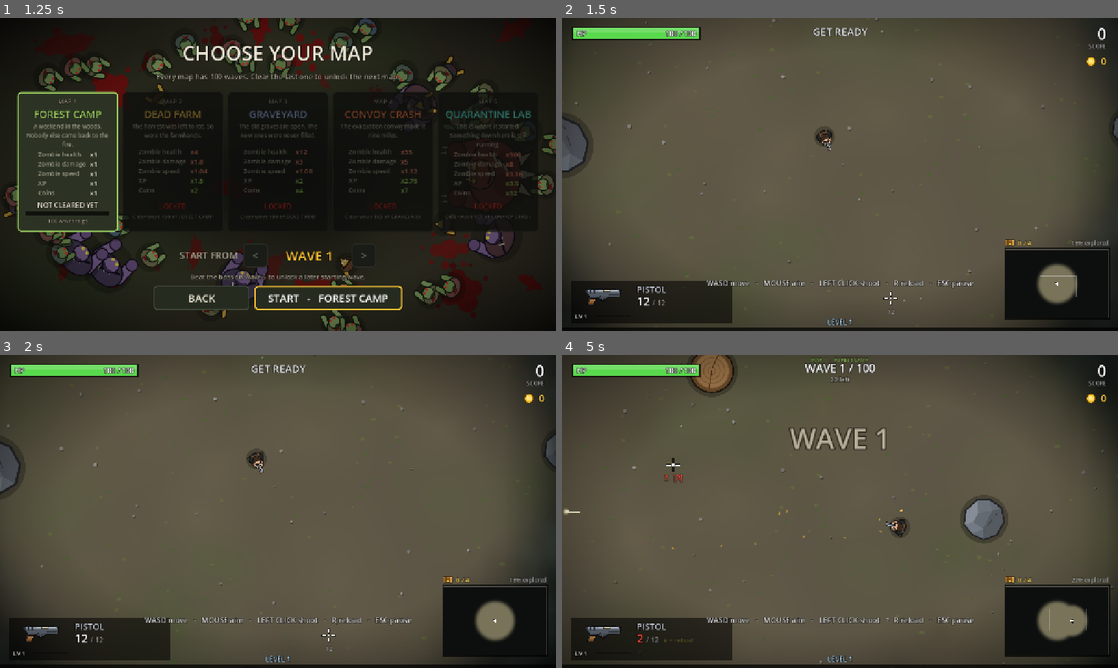
Above: before the commit, frames 1-4 (two rows, left to right).
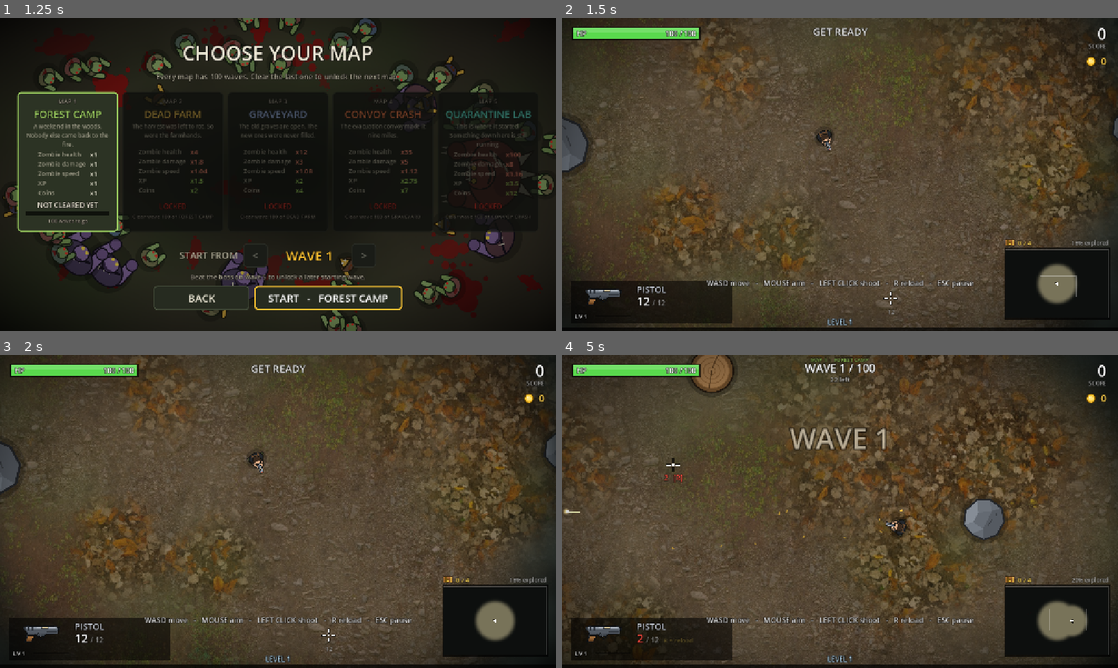
Above: after the commit, the same moments.

Repository: BitcoinPapi/rot-riot
Game: Godot game, scene res://scenes/main.tscn
Same seed, same stepped clock (60 frames per second), same inputs: the game is played once before the commit and once after it.
Inputs (mouse positions are in pixels of both pictures, inside the frame that each line leads up to):
- Up to frame 1 (1.25 s): click "PLAY" at 0.5 s
- Up to frame 2 (1.5 s): click "START - FOREST CAMP" at 1.25 s
- Up to frame 3 (2 s): no input
- Up to frame 4 (5 s): tap Enter (ui_accept) at 2, 2.27 s; move the mouse to (962, 495) at 2.02 s; press the mouse at (962, 495) at 2.03 s; hold D (move_right) 2.03-2.75 s; release the mouse at (962, 495) at 2.75 s; drag from (728, 527) to (812, 574) at 2.77 s; move the mouse to (895, 442) at 3.52 s; press the mouse at (895, 442) at 3.53 s; hold D (move_right) 3.53-4.25 s; release the mouse at (895, 442) at 4.25 s; drag from (812, 574) to (673, 464) at 4.27 s

Frame 1 is identical in both runs. In frame 2, 24% of the frame differs, in the area x 1-100%, y 0-99%; in frame 3, 24%; in frame 4, 27%, in the area x 0-99%, y 0-99%.

Commit message:
Ground made of forest-floor photos; private folder for sounds that may not be shared
Ground: the map's floor is now a photo of stony forest dirt with soft,
uneven patches of leaf litter and moss (three Poly Haven pictures, CC0,
sent by the owner), darkened so blood and zombies stay easy to see. The
pictures are lined up with the map, so the pieces of ground join. A map
may name its own pictures; without them the old painted dirt returns.

Sounds: recordings whose licence allows using them in a game but not
passing the files on (Sonniss, bought packs) are read from the player's
save folder (user://sfx/), never from this public project. They follow
the same naming rules and win over the project's own files.

The game version stays 0.11.0 (only pictures and sounds changed).

Co-Authored-By: Claude Fable 5.2 <noreply@anthropic.com>
Claude-Session: https://claude.ai/code/session_01MxsTBQzSFAhqViKNxZ6Ccv

Diff:
--- a/scripts/autoload/sfx.gd
+++ b/scripts/autoload/sfx.gd
@@ -18,6 +18,11 @@
 ##  are as loud as they can be without distorting (peak -1 dB); a recording
 ##  should be too, then the volumes below still fit.
 ##  Which recordings are in use and where they come from: assets/CREDITS.txt
+##  RECORDINGS THAT MAY NOT BE SHARED (bought sound packs, or free ones whose
+##  licence forbids passing the files on): they must not go into the game's
+##  public project. Put them in the game's own save folder instead, in a
+##  folder called "sfx" (user://sfx/, PRIVATE_FOLDER below) - same names, same
+##  rules. Files there win over everything else and survive every update.
 ## ============================================================================
 
 const SAMPLE_RATE := 32000
@@ -93,6 +98,7 @@
 ## the volume in RECIPES. (Measured, not heard: average loudness against the
 ## generated sound's.)
 const RECORDING_GAIN := {
+	"shotgun": 3.0,          # a real shot is one sharp crack and a tail; the generated one was a full second of roar
 	"sledge_hit": 5.0,       # the big hit must stay the big hit
 	"crate_break": 2.0,
 	"ricochet": -5.0,
@@ -101,10 +107,14 @@
 	"ui_deny": 3.0,
 }
 
+const PRIVATE_FOLDER := "user://sfx/"    # recordings only this player has (see the top of this file)
+const SHARED_FOLDER := "res://assets/sfx/"
+
 var ready_to_play := false
 
 var _streams := {}        # name -> AudioStream
 var _variants := {}       # name -> Array of AudioStream: several recordings of one sound (one is picked each time)
+var _recorded := {}       # name -> true for every sound that is played from a recording
 var _last_played := {}    # name -> time in ms
 var _players: Array[AudioStreamPlayer] = []
 var _next_player := 0
@@ -123,18 +133,22 @@
 	# Real recordings in assets/sfx override the synth.
 	for sound: String in RECIPES.keys():
 		var found: Array[AudioStream] = []
-		var single := _recording("res://assets/sfx/%s" % sound)
-		if single != null:
-			found.append(single)
-		var number := 1
-		while true:
-			var next := _recording("res://assets/sfx/%s_%d" % [sound, number])
-			if next == null:
-				break
-			found.append(next)
-			number += 1
+		for folder: String in [PRIVATE_FOLDER, SHARED_FOLDER]:
+			var single := _recording(folder + sound)
+			if single != null:
+				found.append(single)
+			var number := 1
+			while true:
+				var next := _recording("%s%s_%d" % [folder, sound, number])
+				if next == null:
+					break
+				found.append(next)
+				number += 1
+			if not found.is_empty():
+				break                     # (the private folder wins)
 		if not found.is_empty():
 			_streams[sound] = found[0]
+			_recorded[sound] = true
 			if found.size() > 1:
 				_variants[sound] = found
 	_task_id = WorkerThreadPool.add_task(_generate_all, false, "Synthesising sound effects")
@@ -143,14 +157,28 @@
 ## The recording at `path` (without its ending), or null if there is none.
 func _recording(path: String) -> AudioStream:
 	for ext: String in ["wav", "ogg", "mp3"]:
-		if ResourceLoader.exists("%s.%s" % [path, ext]):
-			return load("%s.%s" % [path, ext])
+		var file := "%s.%s" % [path, ext]
+		if path.begins_with("user://"):
+			# (A plain file on the player's disk, read as it is.)
+			if not FileAccess.file_exists(file):
+				continue
+			match ext:
+				"ogg":
+					return AudioStreamOggVorbis.load_from_file(file)
+				"wav":
+					return AudioStreamWAV.load_from_file(file)
+				_:
+					var mp3 := AudioStreamMP3.new()
+					mp3.data = FileAccess.get_file_as_bytes(file)
+					return mp3
+		elif ResourceLoader.exists(file):
+			return load(file)
 	return null
 
 
-## True if `sound` is played from a recording in assets/sfx (not generated).
+## True if `sound` is played from a recording (not generated).
 func is_recording(sound: String) -> bool:
-	return _streams.has(sound) and not (_streams[sound] is AudioStreamWAV)
+	return _recorded.has(sound)
 
 
 ## How many recordings `sound` has to pick from (0 = it is generated).
@@ -210,7 +238,7 @@
 		stream = (_variants[sound] as Array).pick_random()
 	player.stream = stream
 	player.volume_db = volume_db + float(recipe[1])
-	if not (stream is AudioStreamWAV):
+	if _recorded.has(sound):
 		player.volume_db += float(RECORDING_GAIN.get(sound, 0.0))
 	player.pitch_scale = clampf(pitch, 0.3, 3.0)
 	player.play()
--- a/scripts/config.gd
+++ b/scripts/config.gd
@@ -30,6 +30,18 @@
 const OBSTACLE_RADIUS_MAX := 58.0
 const OBSTACLE_SPACING := 240.0               # free ground between two of them, so hordes can flow around
 const OBSTACLE_START_CLEAR := 300.0           # none this close to where the player starts
+# The ground is a photo of forest floor, repeated, with soft patches of leaf
+# litter and moss over it (pictures in assets/ground/, see assets/CREDITS.txt).
+# A map may name its own with "floor" and "litter". Without the pictures the
+# ground is plain painted dirt, as it was before.
+const GROUND_FLOOR := "dirt"                  # the picture under everything
+const GROUND_LITTER := ["leaves", "leaves", "moss"]   # pictures for the soft patches (one is picked per patch)
+const GROUND_TEXTURE_TILE := 512.0            # one repeat of a ground picture covers this many px of the map
+const GROUND_FLOOR_TINT := Color(0.8, 0.78, 0.78)        # multiplied over the floor picture: darker = moodier, and blood shows better
+const GROUND_LITTER_TINT := Color(0.74, 0.7, 0.66, 0.85) # the same for the patches; the last number is how solid they are
+const GROUND_LITTER_PER_MILLION := 9.0        # patches per 1000 x 1000 px of map
+const GROUND_LITTER_RADIUS_MIN := 110.0
+const GROUND_LITTER_RADIUS_MAX := 300.0
 const DECAL_RESOLUTION := 1.0                 # 1.0 = full detail blood layer. Lower (0.5) for weak devices / mobile.
 const DECAL_CHUNK_SIZE := 1024.0              # the blood layer is cut into squares of about this size; a square is only made when first needed
 const DECAL_CHUNK_AHEAD := 260.0              # ...which is when the screen comes this close to it
--- a/scripts/dev/dev_tools.gd
+++ b/scripts/dev/dev_tools.gd
@@ -828,6 +828,23 @@
 		if not Sfx.is_recording(sound_name):
 			recordings_ok = false
 	_check(recordings_ok, "the recordings in assets/sfx are all used (%s)" % ", ".join(recorded))
+	# Recordings that may not be shared live in the save folder (user://sfx/), if this player has any.
+	var private_dir := DirAccess.open(Sfx.PRIVATE_FOLDER)
+	if private_dir != null:
+		var private_ok := true
+		var private_sounds: Array[String] = []
+		for file_name: String in private_dir.get_files():
+			if not (file_name.get_extension() in ["ogg", "wav", "mp3"]):
+				continue
+			var private_name := file_name.get_basename()
+			var private_cut := private_name.rfind("_")
+			if private_cut > 0 and private_name.substr(private_cut + 1).is_valid_int():
+				private_name = private_name.substr(0, private_cut)
+			if not Sfx.RECIPES.has(private_name) or not Sfx.is_recording(private_name):
+				private_ok = false
+			elif not private_sounds.has(private_name):
+				private_sounds.append(private_name)
+		_check(private_ok, "private recordings in the save folder are used too (%s)" % ", ".join(private_sounds))
 	if recorded.has("zombie_hit"):
 		_check(Sfx.recording_count("zombie_hit") >= 3 and Sfx.is_recording("ui_click") and not Sfx.is_recording("pistol"),
 				"a sound with several recordings picks from them (%d zombie hits); sounds without a file stay generated" % Sfx.recording_count("zombie_hit"))
@@ -1547,6 +1564,8 @@
 			"the map is several screens wide and high (%d x %d)" % [int(field.size.x), int(field.size.y)])
 	_check(game.decals.chunks_made > 0 and game.decals.chunks_made <= game.decals.chunk_count() and game.decals.has_ground(pl.pos),
 			"the ground is made in pieces, as the player gets near them (%d of %d so far)" % [game.decals.chunks_made, game.decals.chunk_count()])
+	_check(game.decals.get("_floor_tex") != null and (game.decals.get("_litter_tex") as Array).size() == Config.GROUND_LITTER.size(),
+			"the ground pictures are found (%s with patches of %s)" % [Config.GROUND_FLOOR, ", ".join(Config.GROUND_LITTER)])
 	var chests := game.pickups.chests
 	_check(chests.size() == Config.CHEST_COUNT, "%d treasure chests are hidden on the map" % Config.CHEST_COUNT)
 	var chests_ok := true
--- a/scripts/game/decals.gd
+++ b/scripts/game/decals.gd
@@ -37,6 +37,8 @@
 	var dirty := false
 
 var ground_tint := Color(0, 0, 0, 0)   # the map's colour wash over the ground (set before the first frame)
+var ground_floor: String = Config.GROUND_FLOOR      # the picture the ground is made of (assets/ground/<name>.jpg)
+var ground_litter: Array = Config.GROUND_LITTER     # ...and the pictures of the soft patches on it
 var chunks_made := 0
 
 var _arena := Rect2(Vector2.ZERO, Config.ARENA_SIZE)   # the playable area
@@ -53,6 +55,8 @@
 var _splats: Array[Texture2D] = []
 var _dot: Texture2D
 var _glow: Texture2D
+var _floor_tex: Texture2D     # null = no picture: plain painted dirt
+var _litter_tex: Array[Texture2D] = []
 
 
 ## Say how big the map is. Call before the node enters the scene.
@@ -67,6 +71,11 @@
 	_dot = Art.t("dot")
 	_glow = Art.t("glow")
 	_seed = randi()
+	_floor_tex = _ground_picture(ground_floor)
+	for litter: Variant in ground_litter:
+		var picture := _ground_picture(String(litter))
+		if picture != null:
+			_litter_tex.append(picture)
 
 	_area = _arena.grow(_margin)
 	_cols = maxi(int(ceil(_area.size.x / Config.DECAL_CHUNK_SIZE)), 1)
@@ -143,6 +152,7 @@
 
 	c.stamper = DrawLayer.new()
 	c.stamper.painter = _paint.bind(c)
+	c.stamper.texture_repeat = CanvasItem.TEXTURE_REPEAT_ENABLED   # (the ground pictures repeat)
 	c.stamper.position = -c.rect.position * per_px
 	c.stamper.scale = per_px
 	c.viewport.add_child(c.stamper)
@@ -252,8 +262,27 @@
 	var here := c.rect.grow(2.0)
 	var rng := RandomNumberGenerator.new()
 
-	# Dusty dirt base.
-	ci.draw_rect(here, Color("5d5646"))
+	# The ground itself: a photo of forest floor, repeated. It is lined up
+	# with the MAP (not with this chunk), so neighbouring chunks join.
+	if _floor_tex != null:
+		var per_px := float(_floor_tex.get_width()) / Config.GROUND_TEXTURE_TILE
+		ci.draw_texture_rect_region(_floor_tex, here, Rect2(here.position * per_px, here.size * per_px), Config.GROUND_FLOOR_TINT)
+		# Soft-edged patches of leaf litter and moss: this chunk's and its
+		# neighbours' (they reach across the line).
+		var litter := int(round(Config.GROUND_LITTER_PER_MILLION * _chunk_size.x * _chunk_size.y / 1000000.0))
+		for ny in range(c.cy - 1, c.cy + 2):
+			for nx in range(c.cx - 1, c.cx + 2):
+				if nx < 0 or ny < 0 or nx >= _cols or ny >= _rows or _litter_tex.is_empty():
+					continue
+				rng.seed = _seed + nx * 49157 + ny * 786433 + 7
+				var corner := _area.position + Vector2(nx, ny) * _chunk_size
+				for i in litter:
+					var at := corner + Vector2(rng.randf(), rng.randf()) * _chunk_size
+					var radius := rng.randf_range(Config.GROUND_LITTER_RADIUS_MIN, Config.GROUND_LITTER_RADIUS_MAX)
+					_litter_patch(ci, _litter_tex[rng.randi() % _litter_tex.size()], at, radius, rng)
+	else:
+		# Dusty dirt base.
+		ci.draw_rect(here, Color("5d5646"))
 
 	# Big soft patches of darker / lighter dirt and grass: this chunk's and
 	# its neighbours' (they reach across the line).
@@ -272,9 +301,9 @@
 				ci.draw_texture_rect(_glow, Rect2(-size * 0.5, size), false, PATCH_COLORS[rng.randi() % PATCH_COLORS.size()])
 	ci.draw_set_transform(Vector2.ZERO, 0.0, Vector2.ONE)
 
-	# Grass tufts.
+	# Grass tufts and pebbles (the painted ground only: a photo has its own).
 	rng.seed = _seed + c.cx * 15485863 + c.cy * 32452843 + 1
-	var area_m := _chunk_size.x * _chunk_size.y / 1000000.0
+	var area_m := _chunk_size.x * _chunk_size.y / 1000000.0 if _floor_tex == null else 0.0
 	for i in int(round(TUFTS_PER_MILLION * area_m)):
 		var p := c.rect.position + Vector2(rng.randf(), rng.randf()) * _chunk_size
 		var col := Color(0.30, 0.38, 0.20, rng.randf_range(0.35, 0.8)) if rng.randf() < 0.7 else Color(0.40, 0.44, 0.24, 0.6)
@@ -318,6 +347,41 @@
 		y += step
 
 
+## A ground picture from assets/ground/ (null if it is not there).
+func _ground_picture(picture: String) -> Texture2D:
+	for ext: String in ["jpg", "png", "webp"]:
+		var path := "res://assets/ground/%s.%s" % [picture, ext]
+		if ResourceLoader.exists(path):
+			return load(path)
+	return null
+
+
+## One soft-edged, uneven patch of another ground picture: solid in the
+## middle, fading to nothing at the rim. Like the floor it is lined up with
+## the map, so the same patch painted by two chunks matches.
+func _litter_patch(ci: CanvasItem, picture: Texture2D, at: Vector2, radius: float, rng: RandomNumberGenerator) -> void:
+	var spokes := 16
+	var per_px := 1.0 / Config.GROUND_TEXTURE_TILE
+	var tint: Color = Config.GROUND_LITTER_TINT
+	var clear := Color(tint.r, tint.g, tint.b, 0.0)
+	var rim := PackedVector2Array()
+	for i in spokes:
+		rim.append(at + Vector2.from_angle(TAU * float(i) / float(spokes)) * radius * rng.randf_range(0.62, 1.0))
+	for i in spokes:
+		var a := rim[i]
+		var b := rim[(i + 1) % spokes]
+		var a_in := at.lerp(a, 0.5)
+		var b_in := at.lerp(b, 0.5)
+		# The solid middle...
+		ci.draw_primitive(PackedVector2Array([at, a_in, b_in]), PackedColorArray([tint, tint, tint]),
+				PackedVector2Array([at * per_px, a_in * per_px, b_in * per_px]), picture)
+		# ...and the ring around it that fades out.
+		ci.draw_primitive(PackedVector2Array([a_in, a, b]), PackedColorArray([tint, clear, clear]),
+				PackedVector2Array([a_in * per_px, a * per_px, b * per_px]), picture)
+		ci.draw_primitive(PackedVector2Array([a_in, b, b_in]), PackedColorArray([tint, clear, tint]),
+				PackedVector2Array([a_in * per_px, b * per_px, b_in * per_px]), picture)
+
+
 func _shadow_blob(ci: CanvasItem, pos: Vector2, color: Color, near: Rect2) -> void:
 	if not near.has_point(pos):
 		return
--- a/scripts/game/game.gd
+++ b/scripts/game/game.gd
@@ -97,6 +97,8 @@
 	arena.tree_tint = map["trees"]
 	decals = Decals.new()
 	decals.ground_tint = map["ground"]
+	decals.ground_floor = String(map.get("floor", Config.GROUND_FLOOR))
+	decals.ground_litter = map.get("litter", Config.GROUND_LITTER)
 	decals.setup(arena.rect)
 	add_child(decals)          # ground + blood
 	add_child(arena)           # rocks and stumps
Not shown, changed: assets/CREDITS.txt
Binary file added: assets/ground/dirt.jpg
Not shown, added: assets/ground/dirt.jpg.import
Binary file added: assets/ground/leaves.jpg
Not shown, added: assets/ground/leaves.jpg.import
Binary file added: assets/ground/moss.jpg
Not shown, added: assets/ground/moss.jpg.import
Not shown, changed: CLAUDE.md
